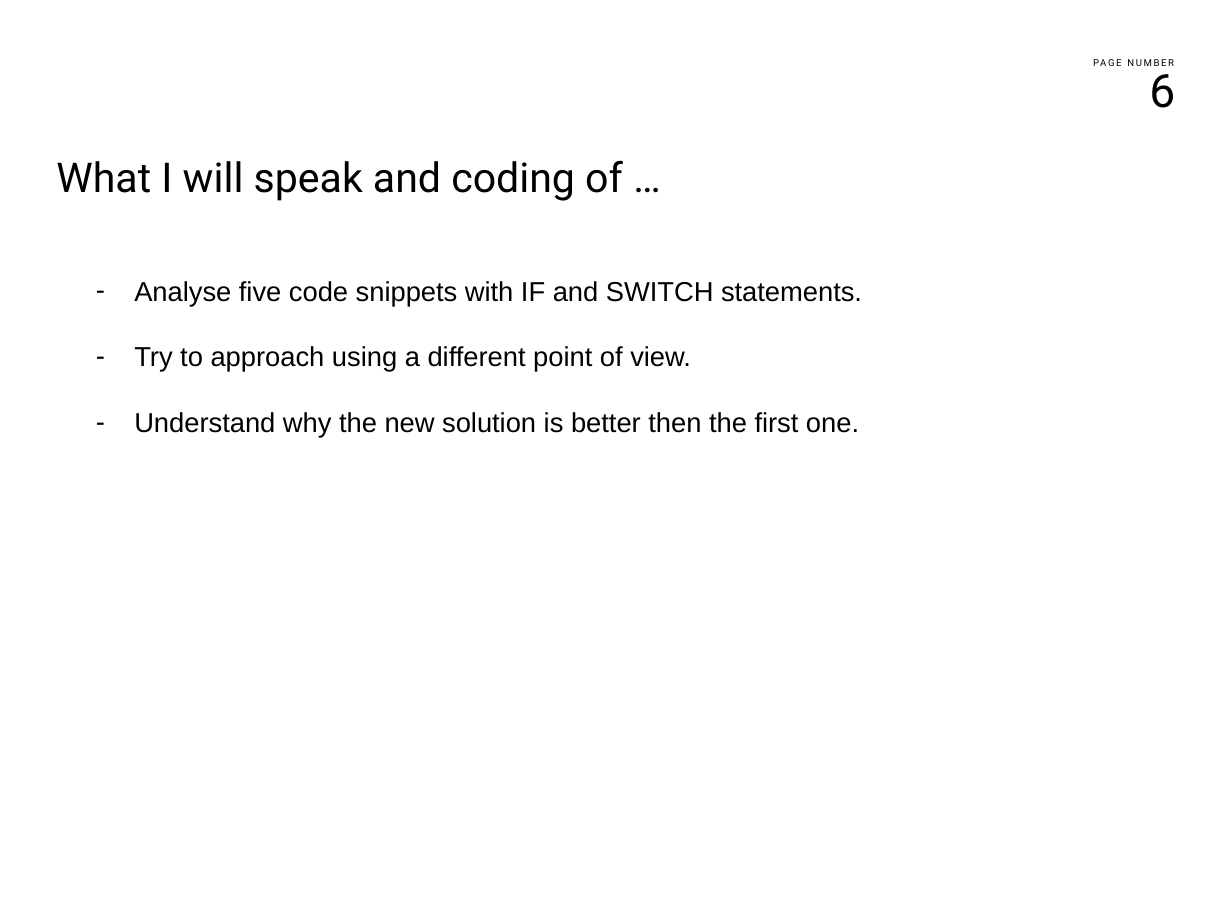
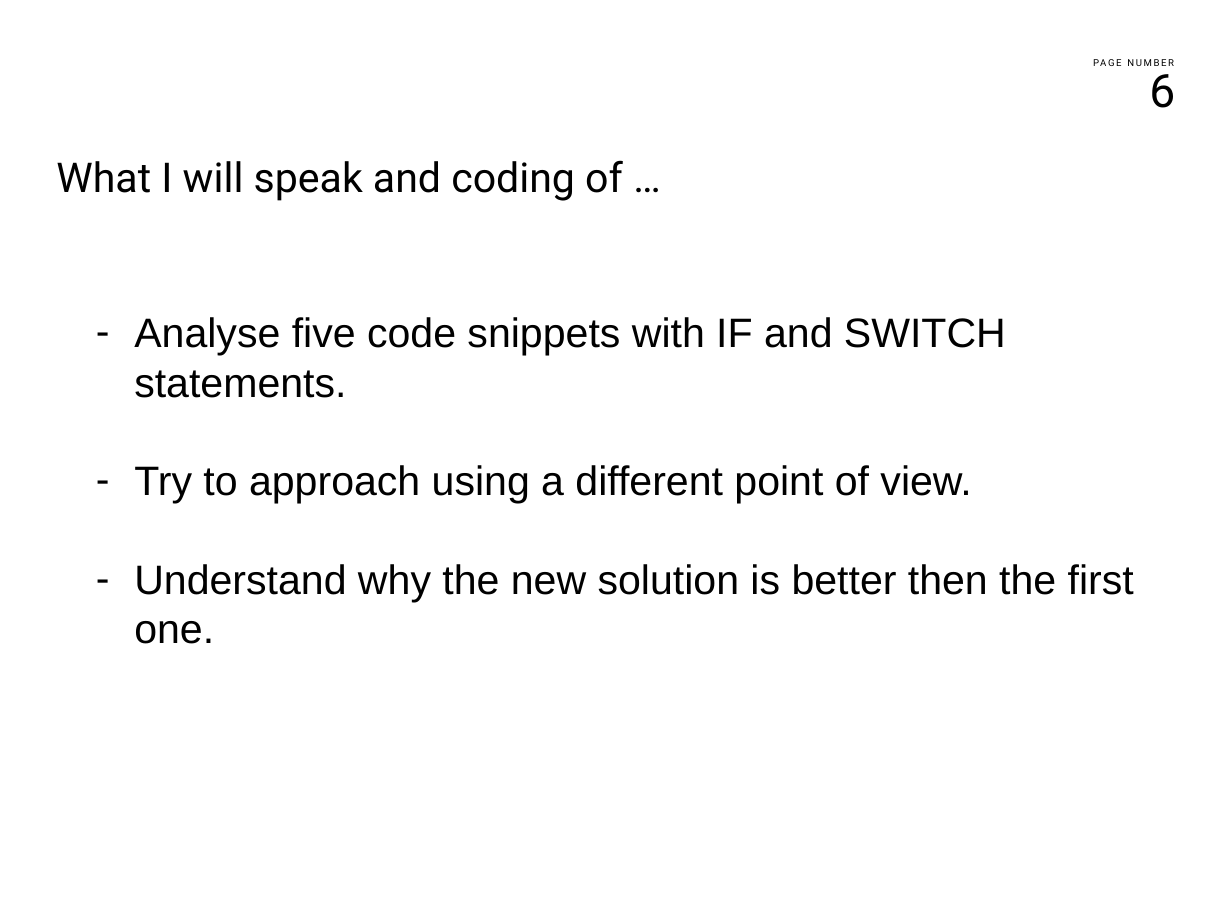
Before and after one commit to franco-melandri/NoIF, a slide deck: slide 6 of docs/noif.pptx. Drawn at 1232x924 pixels with LibreOffice and Linux fonts; fonts in the diff are those of the drawing; background and template pictures are left out. Boxes give left, top, right and bottom in pixels: in the first picture for what was removed or moved away, otherwise in the second. Text is boxed around its words. In the diff, an @@ line names an element or a change of style, - is before the commit and + after.

```diff
--- a/docs/noif.pptx
+++ b/docs/noif.pptx
@@ text "Analyse five code snippets with ..." at <box>134,317,1134,602</box>: size 16 to 24 pt @@
```
Also in this commit, not shown: 6 other slides changed, 1 slide added, 1 slide removed, 3 other files.
